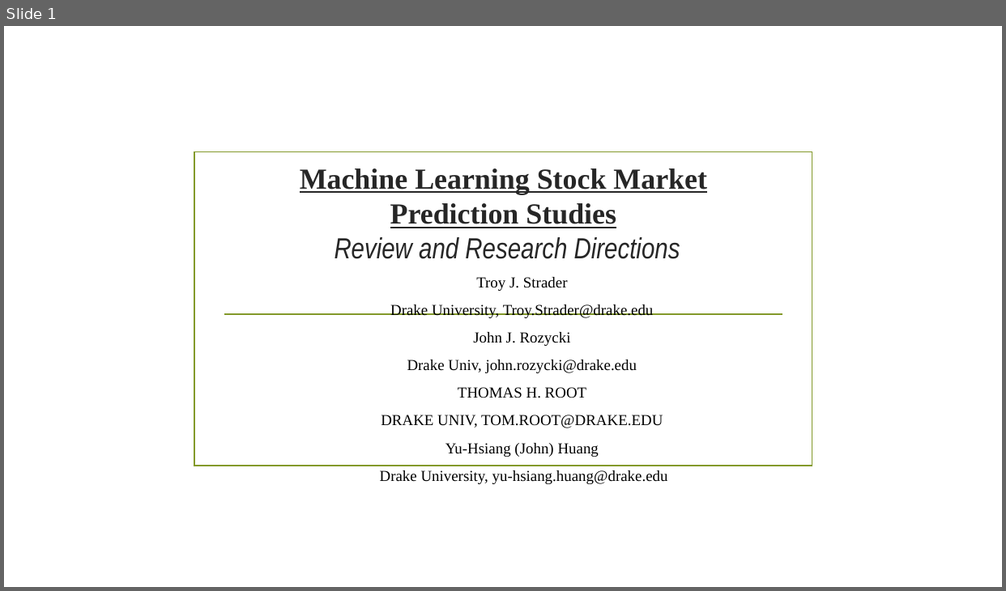
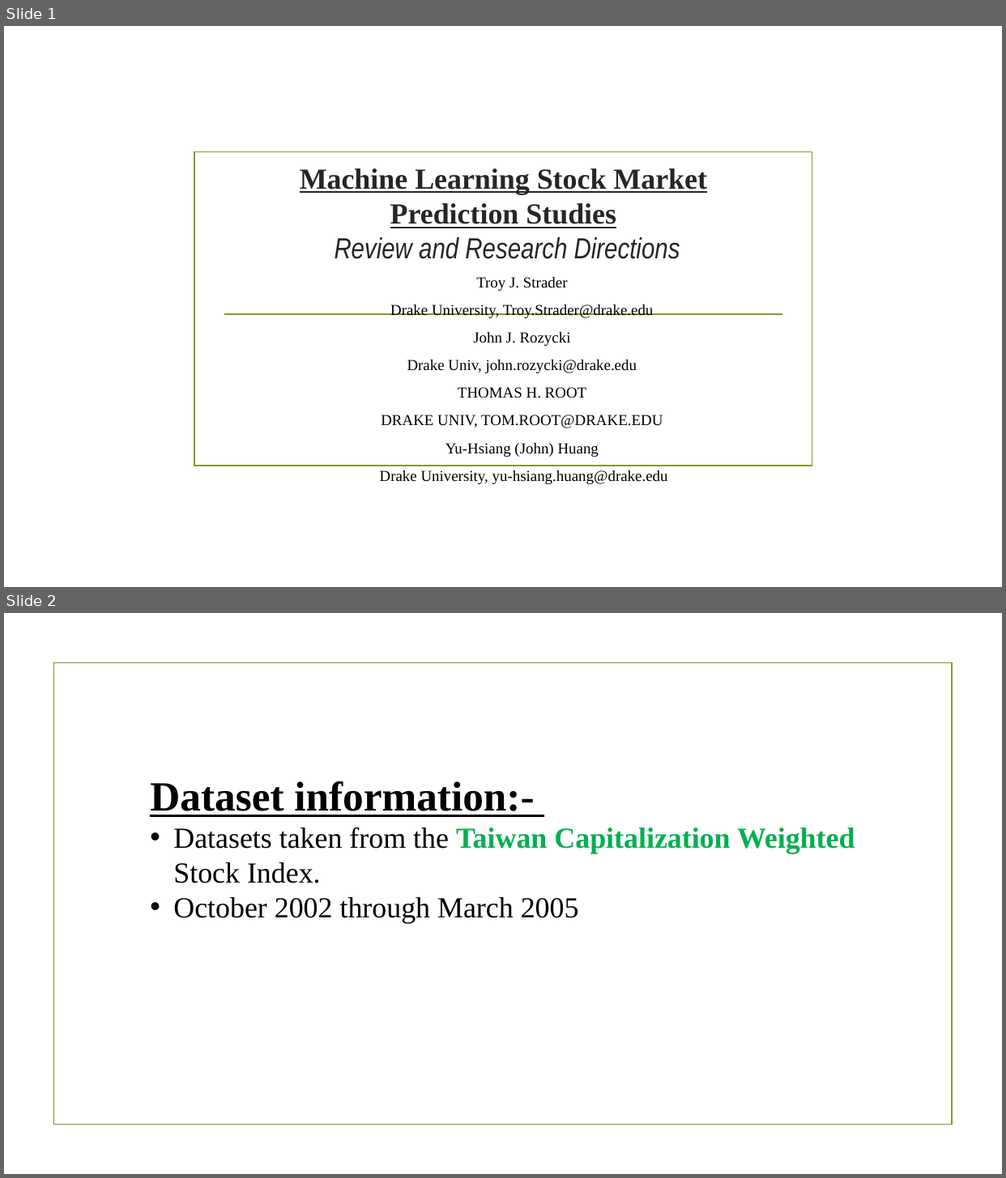
Before and after one commit to Minhaz78/Article-Summary, a slide deck: Machine Learning Stock Market Prediction Studies.pptx. Shown one above the other, each under a label of ours: slide 1 before the commit, slides 1 and 2 after it. The pictures are 1006x591 and 1006x1178 pixels, drawn with LibreOffice and Linux fonts; fonts in the diff are those of the drawing; background and template pictures are left out. Boxes give left, top, right and bottom in pixels: in the first picture for what was removed or moved away, otherwise in the second. Text is boxed around its words. In the diff, an @@ line names an element or a change of style, - is before the commit and + after.

```diff
--- a/Machine Learning Stock Market Prediction Studies.pptx
+++ b/Machine Learning Stock Market Prediction Studies.pptx
@@ slide 2 added at bbox=[4, 613, 1002, 1174], background picture (left out) @@
@@ rectangle added at bbox=[53, 663, 952, 1125], outline #83992A 1.25 pt @@
@@ text added at bbox=[150, 781, 855, 924], 28 pt, text #000000 @@
+Dataset information:-
+• Datasets taken from the Taiwan Capitalization Weighted Stock Index.
+• October 2002 through March 2005
```
Also in this commit, not shown: 1 other slide added, 5 other files.
